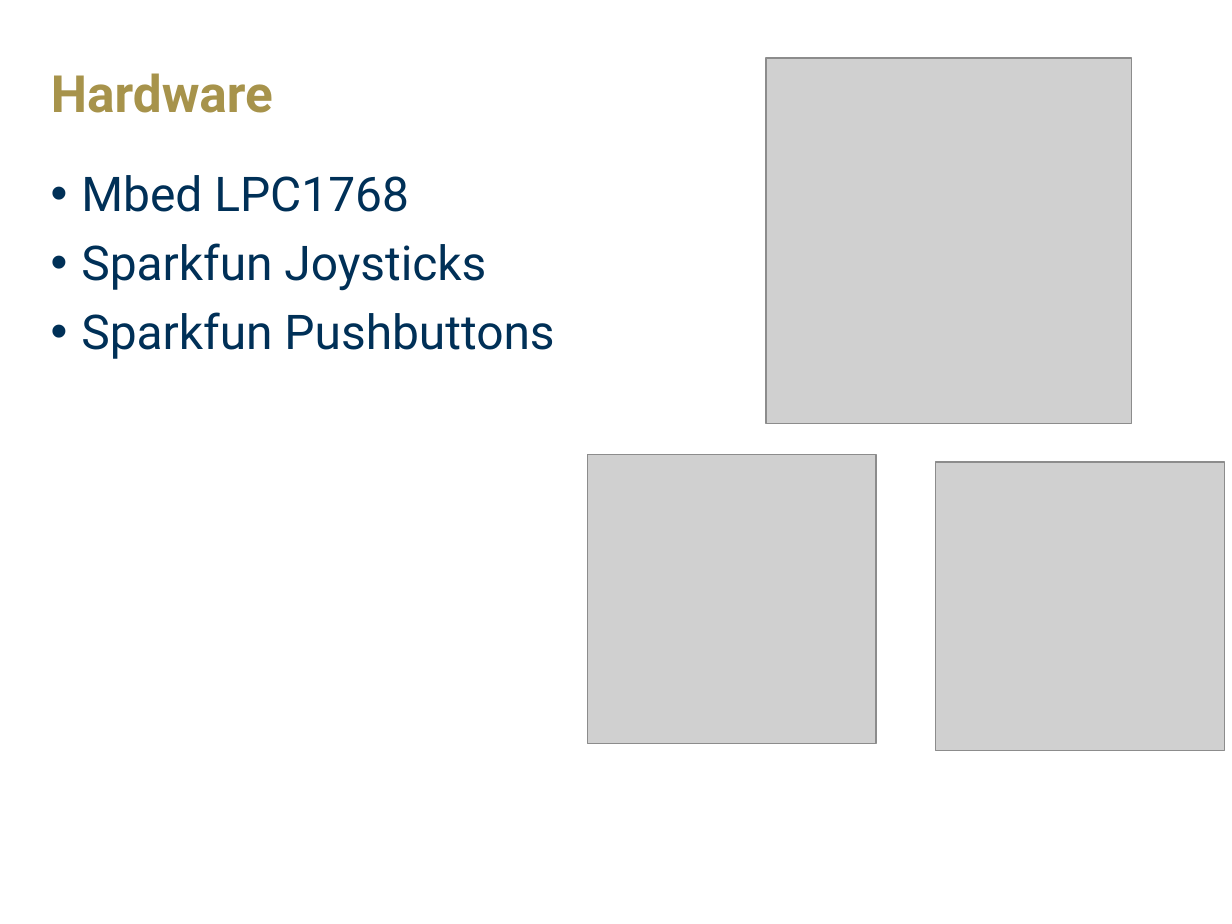
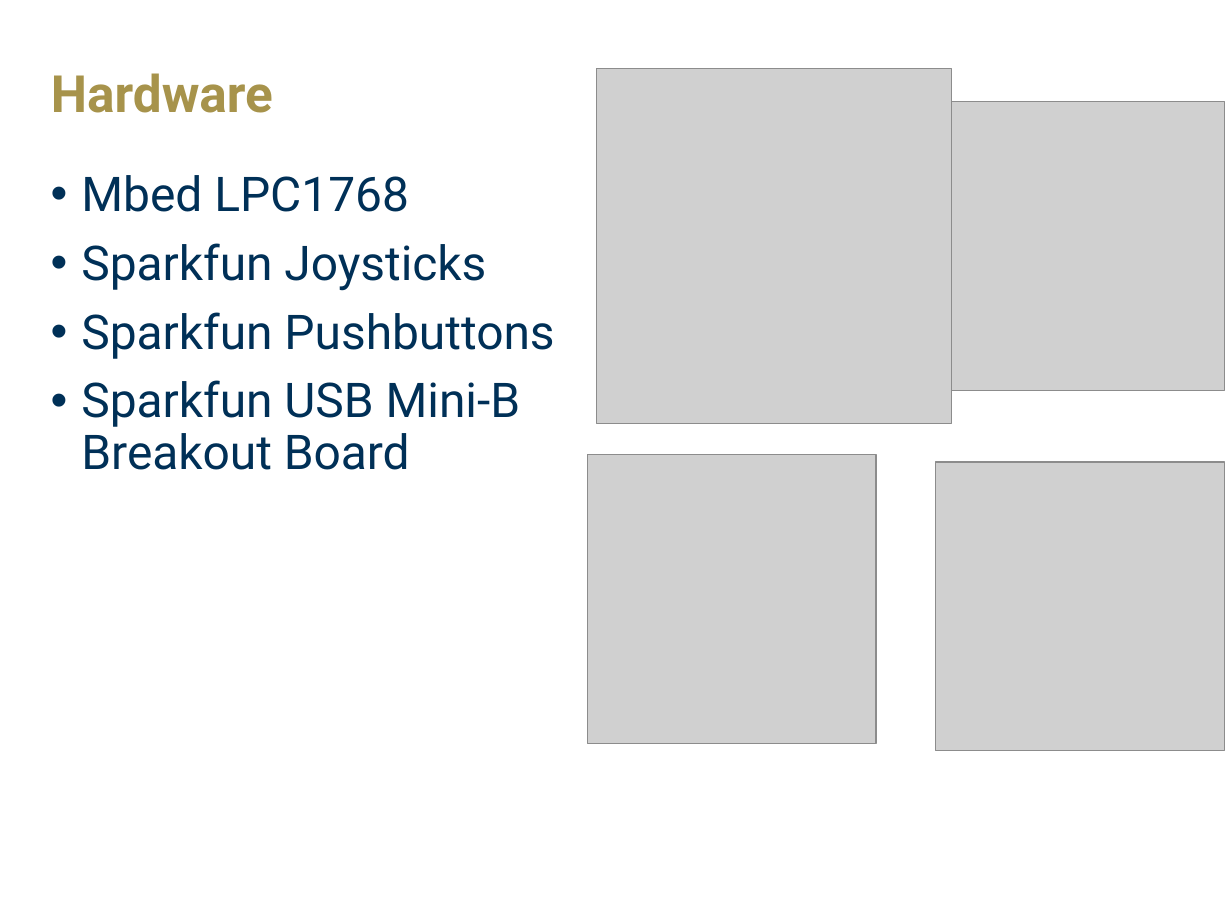
Before and after one commit to VVoruganti/mbed-gamepad-drivers, a slide deck: slide 3 of Gamepad Driver.pptx. Drawn at 1232x924 pixels with LibreOffice and Linux fonts; fonts in the diff are those of the drawing; grey boxes stand for pictures; background and template pictures are left out. Boxes give left, top, right and bottom in pixels: in the first picture for what was removed or moved away, otherwise in the second. Text is boxed around its words. In the diff, an @@ line names an element or a change of style, - is before the commit and + after.

Commit message:
update

```diff
--- a/Gamepad Driver.pptx
+++ b/Gamepad Driver.pptx
@@ picture: place and size @@
-picture at box(766, 58, 1132, 424)
+picture at box(596, 69, 951, 424)
@@ picture added at box(935, 102, 1223, 391) @@
@@ text at box(81, 380, 521, 470): paragraph added @@
+• Sparkfun USB Mini-B Breakout Board
```
Also in this commit, not shown: 1 other slide changed.
